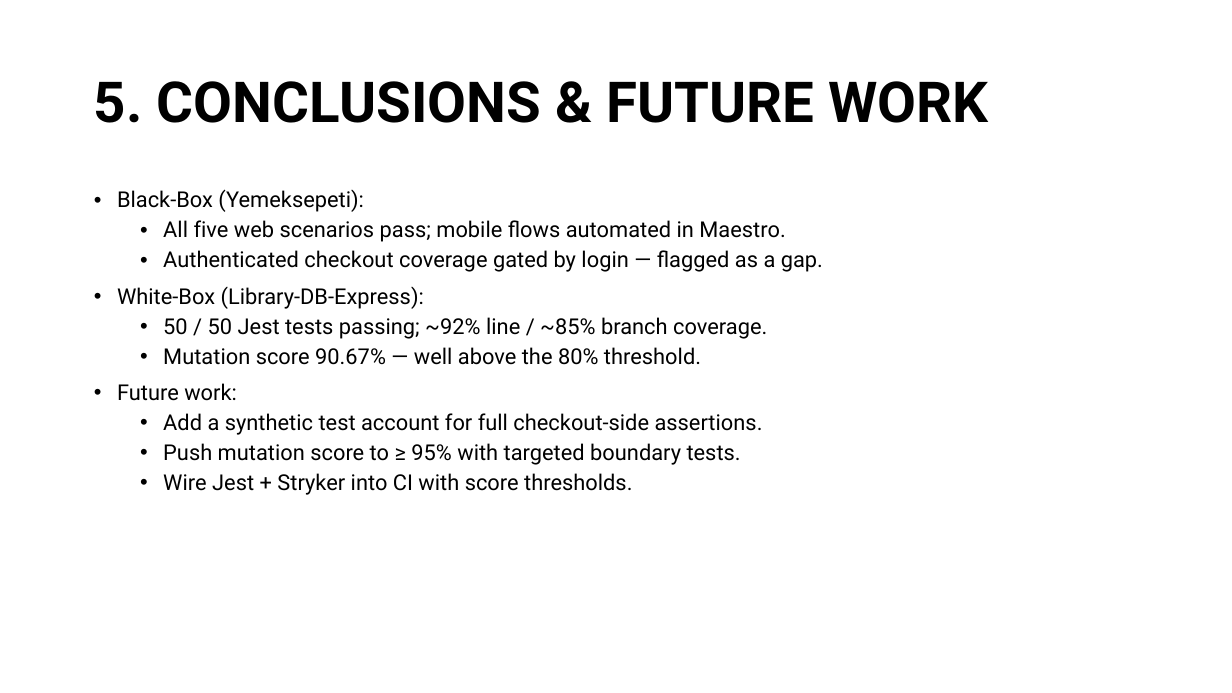
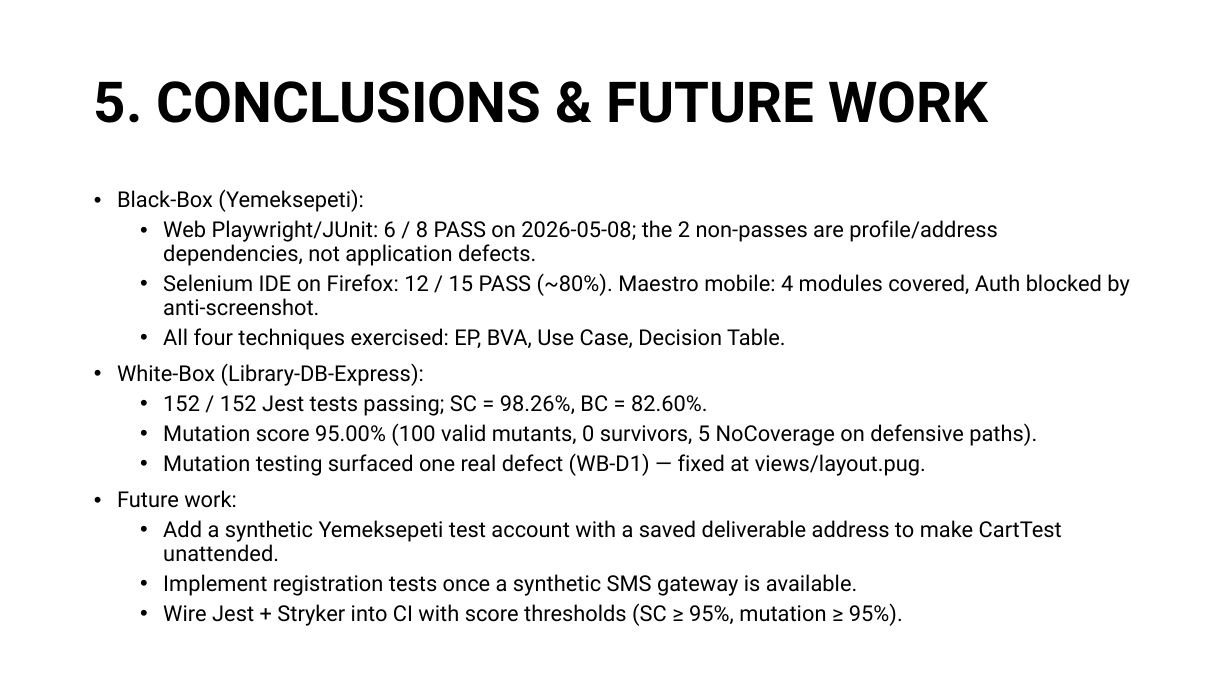
Before and after one commit to SE2226-YU-Spring/TestingProject, a slide deck: slide 20 of docs/Presentation.pptx. Drawn at 1232x693 pixels with LibreOffice and Linux fonts; fonts in the diff are those of the drawing. Boxes give left, top, right and bottom in pixels: in the first picture for what was removed or moved away, otherwise in the second. Text is boxed around its words. In the diff, an @@ line names an element or a change of style, - is before the commit and + after.

```diff
--- a/docs/Presentation.pptx
+++ b/docs/Presentation.pptx
@@ text at box(163, 220, 1130, 350): text changed @@
-  • All five web scenarios pass; mobile flows automated in Maestro.
-  • Authenticated checkout coverage gated by login — flagged as a gap.
+  • Web Playwright/JUnit: 6 / 8 PASS on 2026-05-08; the 2 non-passes are profile/address dependencies, not application defects.
+  • Selenium IDE on Firefox: 12 / 15 PASS (~80%). Maestro mobile: 4 modules covered, Auth blocked by anti-screenshot.
+  • All four techniques exercised: EP, BVA, Use Case, Decision Table.
@@ text at box(163, 395, 1037, 476): text changed @@
-  • 50 / 50 Jest tests passing; ~92% line / ~85% branch coverage.
-  • Mutation score 90.67% — well above the 80% threshold.
+  • 152 / 152 Jest tests passing; SC = 98.26%, BC = 82.60%.
+  • Mutation score 95.00% (100 valid mutants, 0 survivors, 5 NoCoverage on defensive paths).
+  • Mutation testing surfaced one real defect (WB-D1) — fixed at views/layout.pug.
@@ text at box(163, 520, 1062, 626): text changed @@
-  • Add a synthetic test account for full checkout-side assertions.
-  • Push mutation score to ≥ 95% with targeted boundary tests.
-  • Wire Jest + Stryker into CI with score thresholds.
+  • Add a synthetic Yemeksepeti test account with a saved deliverable address to make CartTest unattended.
+  • Implement registration tests once a synthetic SMS gateway is available.
+  • Wire Jest + Stryker into CI with score thresholds (SC ≥ 95%, mutation ≥ 95%).
```
Also in this commit, not shown: 9 other slides changed, 1 slide added, 1 slide removed, 21 other files.
